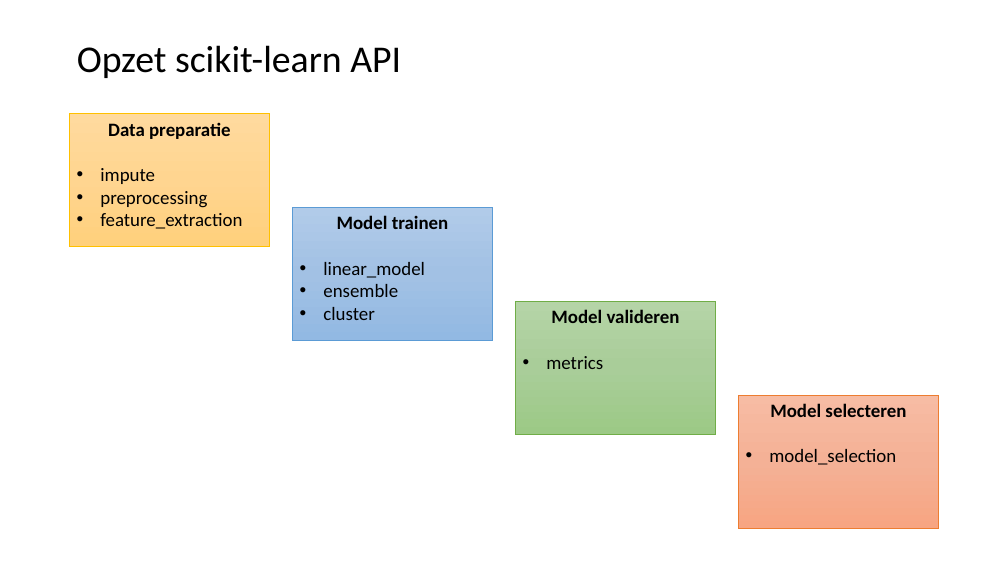
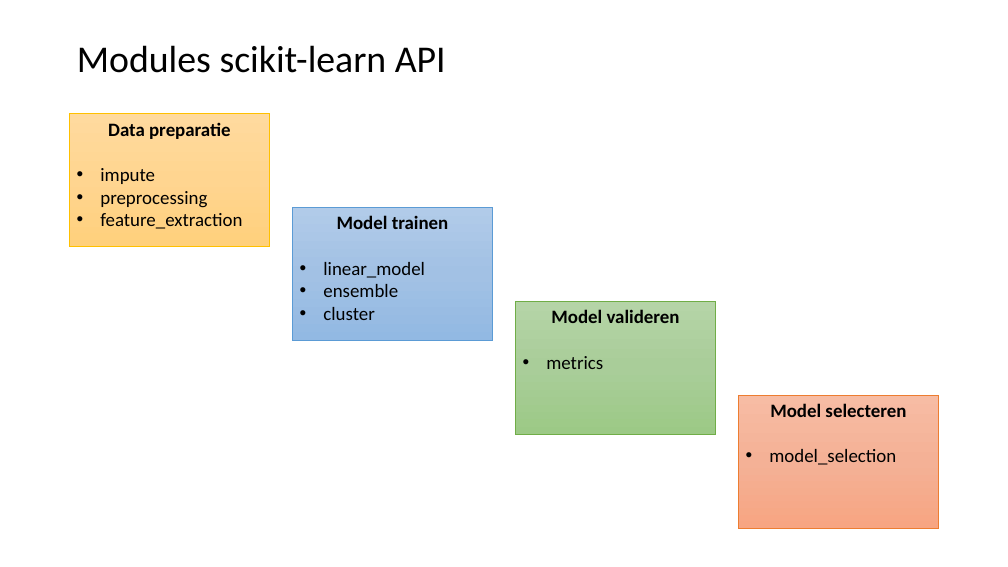
Before and after one commit to LFKoning/knowledge-sharing, a slide deck: slide 7 of python_course/4_scikit_learn/python_cursus_4.pptx. Drawn at 1008x567 pixels with LibreOffice and Linux fonts; fonts in the diff are those of the drawing. Boxes give left, top, right and bottom in pixels: in the first picture for what was removed or moved away, otherwise in the second. Text is boxed around its words. In the diff, an @@ line names an element or a change of style, - is before the commit and + after.

```diff
--- a/python_course/4_scikit_learn/python_cursus_4.pptx
+++ b/python_course/4_scikit_learn/python_cursus_4.pptx
@@ title at [77,45,446,73]: text changed @@
-Opzet scikit-learn API
+Modules scikit-learn API
```
Also in this commit, not shown: 7 other slides changed.
